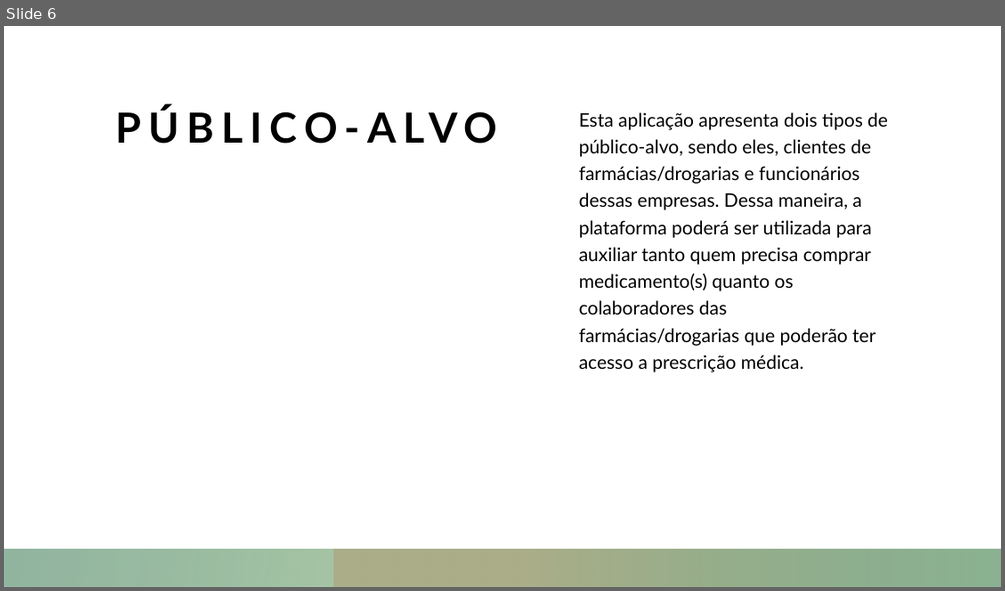
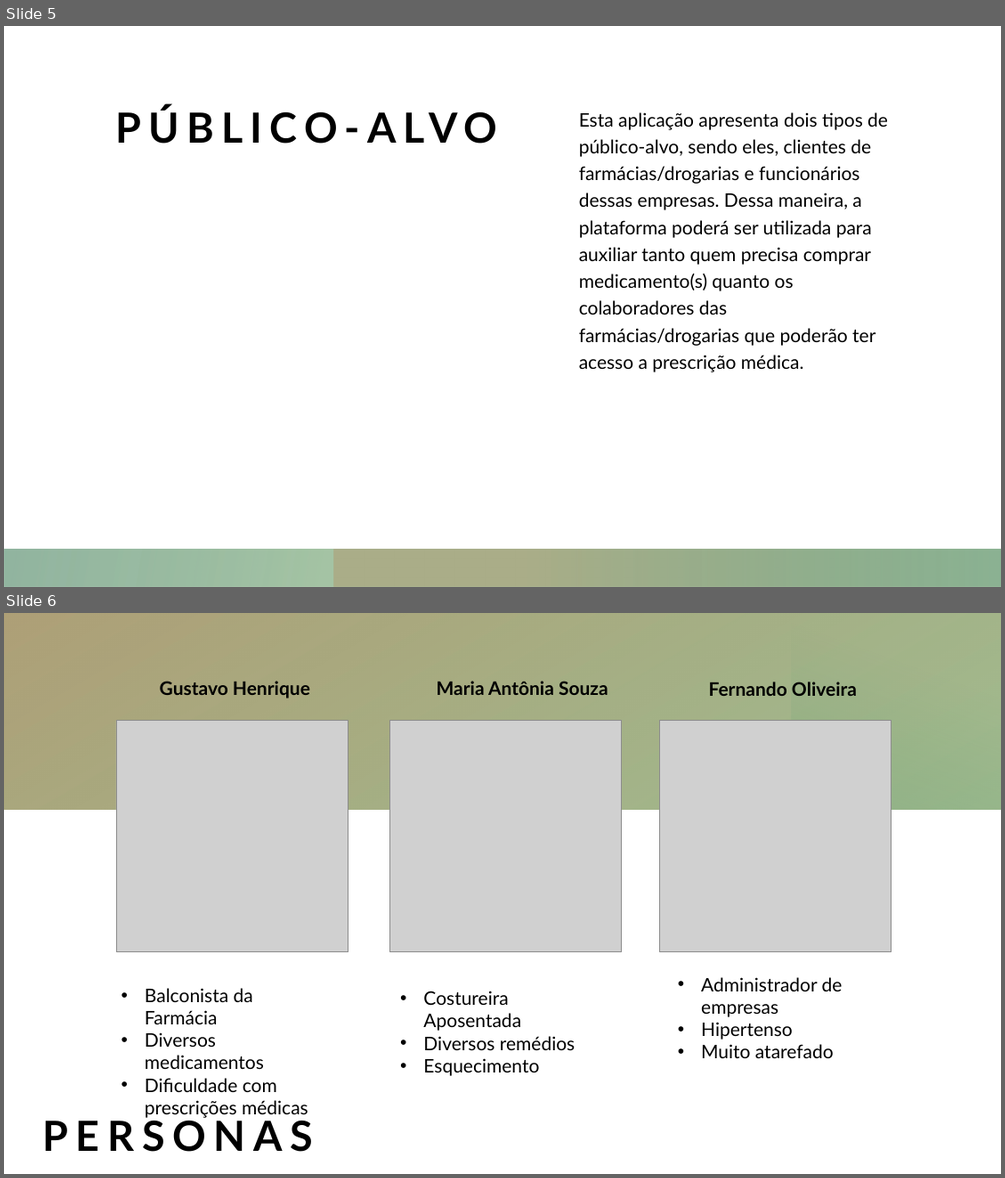
Before and after one commit to ICEI-PUC-Minas-PMV-ADS/pmv-ads-2021-2-e2-proj-int-t1-t1-grupo-1, a slide deck: presentation/Minha Saúde.pptx. Shown one above the other, each under a label of ours: slide 6 before the commit, slides 5 and 6 after it. The pictures are 1005x591 and 1005x1178 pixels, drawn with LibreOffice and Linux fonts; fonts in the diff are those of the drawing; grey boxes stand for pictures. Boxes give left, top, right and bottom in pixels: in the first picture for what was removed or moved away, otherwise in the second. Text is boxed around its words. In the diff, an @@ line names an element or a change of style, - is before the commit and + after.

```diff
--- a/presentation/Minha Saúde.pptx
+++ b/presentation/Minha Saúde.pptx
@@ slide 6 added at [4,613,1001,1174], background #FFFFFF; not listed: 2 template elements that a slide beside it also shows @@
@@ rectangle added at [4,613,1001,1174], fill #FFFFFF @@
@@ rectangle added at [4,613,1001,810], fill gradient #AEA077 to #8BAB75 @@
@@ rectangle added at [792,615,1001,809], fill gradient #81AD81 @@
@@ text added at [160,681,310,698], 18 pt, text #000000, bold @@
+Gustavo Henrique
@@ text added at [437,681,608,695], 18 pt, text #000000, bold @@
+Maria Antônia Souza
@@ text added at [709,682,857,696], 18 pt, text #000000, bold @@
+Fernando Oliveira
@@ picture added at [116,721,348,952] @@
@@ picture added at [390,721,622,952] @@
@@ picture added at [660,721,891,952] @@
@@ text added at [701,977,842,1058], 18 pt, text #000000 @@
+• Administrador de empresas
+• Hipertenso
+• Muito atarefado
@@ text added at [145,988,308,1118], 18 pt, text #000000 @@
+• Balconista da Farmácia
+• Diversos medicamentos
+• Dificuldade com prescrições médicas
@@ text added at [423,990,574,1076], 18 pt, text #000000 @@
+• Costureira Aposentada
+• Diversos remédios
+• Esquecimento
@@ title added at [42,1115,313,1151], 40 pt, text #000000, bold @@
+PERSONAS
@@ rectangle added at [4,1136,1001,1174], fill gradient #8BAB75 to #81AD81 @@
@@ rectangle added at [334,1136,1001,1174], fill gradient #CEC6AD to #AEA077 @@
@@ what was slide 6 is now slide 5 @@
```
Also in this commit, not shown: 3 slides changed, 1 other slide added, 2 slides removed.
